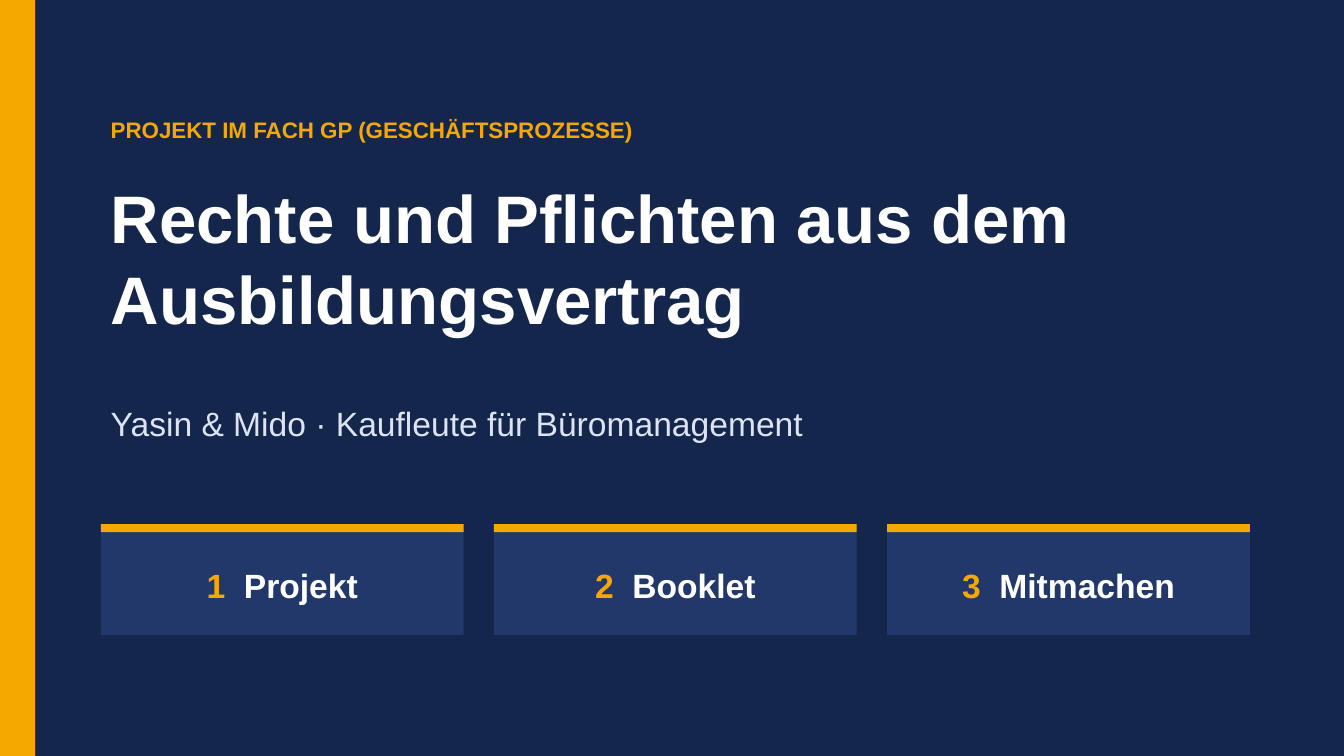
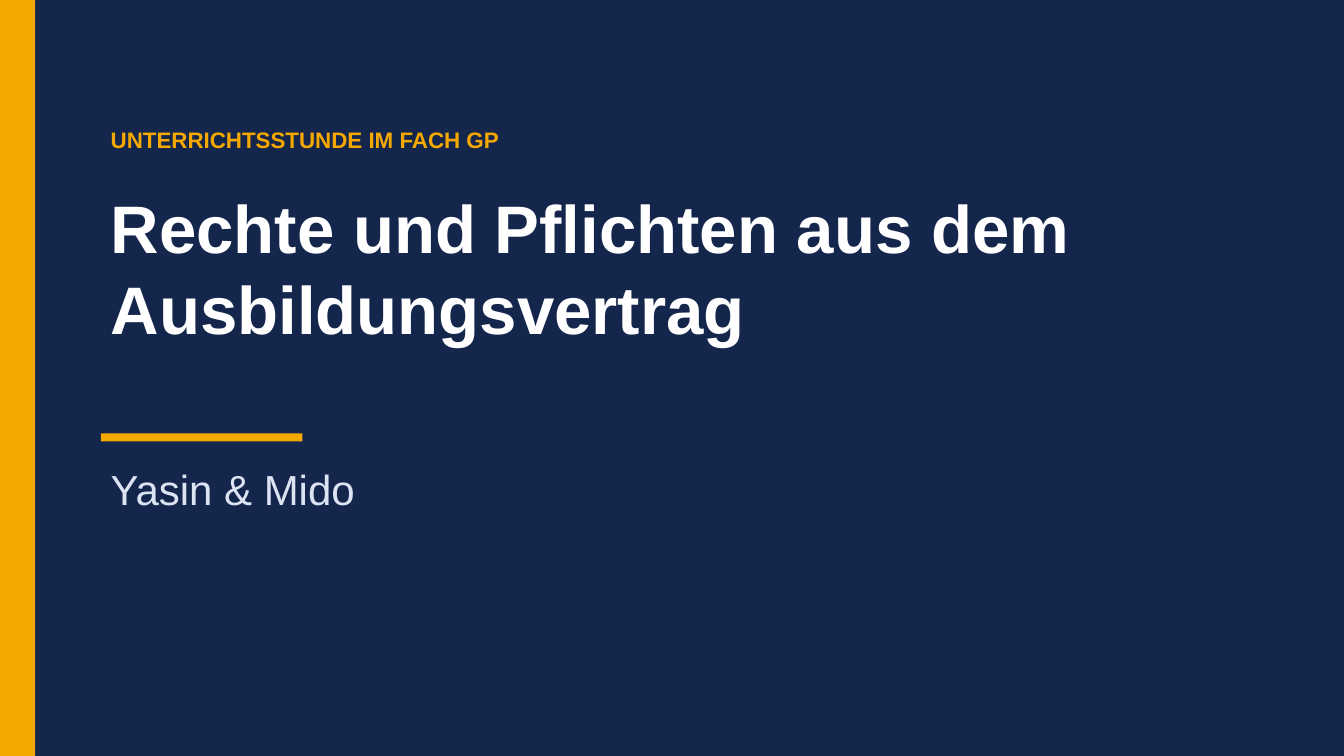
Before and after one commit to yasinbenx/bbig, a slide deck: slide 1 of output/v2/praesentation.pptx. Drawn at 1344x756 pixels with LibreOffice and Linux fonts; fonts in the diff are those of the drawing. Boxes give left, top, right and bottom in pixels: in the first picture for what was removed or moved away, otherwise in the second. Text is boxed around its words. In the diff, an @@ line names an element or a change of style, - is before the commit and + after.

```diff
--- a/output/v2/praesentation.pptx
+++ b/output/v2/praesentation.pptx
@@ text at (111, 132, 498, 149): text changed @@
-PROJEKT IM FACH GP (GESCHÄFTSPROZESSE)
+UNTERRICHTSSTUNDE IM FACH GP
@@ text "Rechte und Pflichten aus dem ...": place and size @@
-text "Rechte und Pflichten aus dem ..." at (111, 194, 1069, 336)
+text "Rechte und Pflichten aus dem ..." at (111, 204, 1069, 346)
@@ rectangle: place and size @@
-rectangle at (101, 524, 464, 532)
+rectangle at (101, 434, 302, 442)
@@ text at (111, 474, 355, 506): text changed; size 24 to 30 pt @@
-Yasin & Mido · Kaufleute für Büromanagement
+Yasin & Mido
@@ rectangle removed at (101, 524, 464, 635) @@
@@ rectangle removed at (494, 524, 857, 635) @@
@@ rectangle removed at (494, 524, 857, 532) @@
@@ rectangle removed at (887, 524, 1250, 635) @@
@@ rectangle removed at (887, 524, 1250, 532) @@
@@ text removed at (207, 573, 358, 605) @@
-1 Projekt
@@ text removed at (595, 573, 755, 599) @@
-2 Booklet
@@ text removed at (962, 573, 1174, 599) @@
-3 Mitmachen
```
Also in this commit, not shown: 5 other slides changed, 29 slides added, 14 slides removed, 8 other files.
